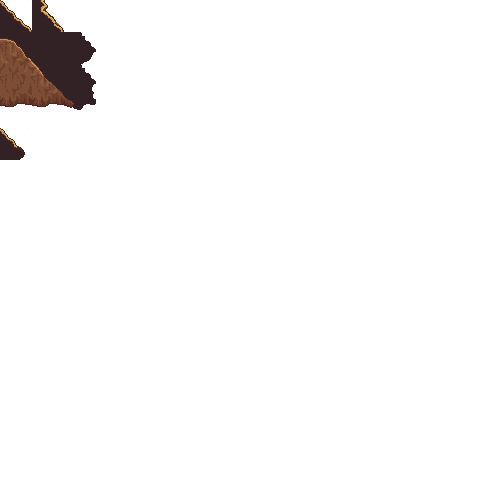
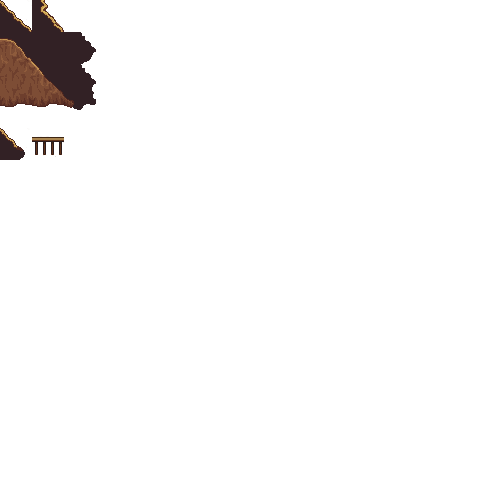
Comparing the layer stacks of the two 480 × 480 images. Changes:
renamed "mountains.png copy" to "mojtileset.png", painted on it over (x1=31, y1=133, x2=64, y2=157)
